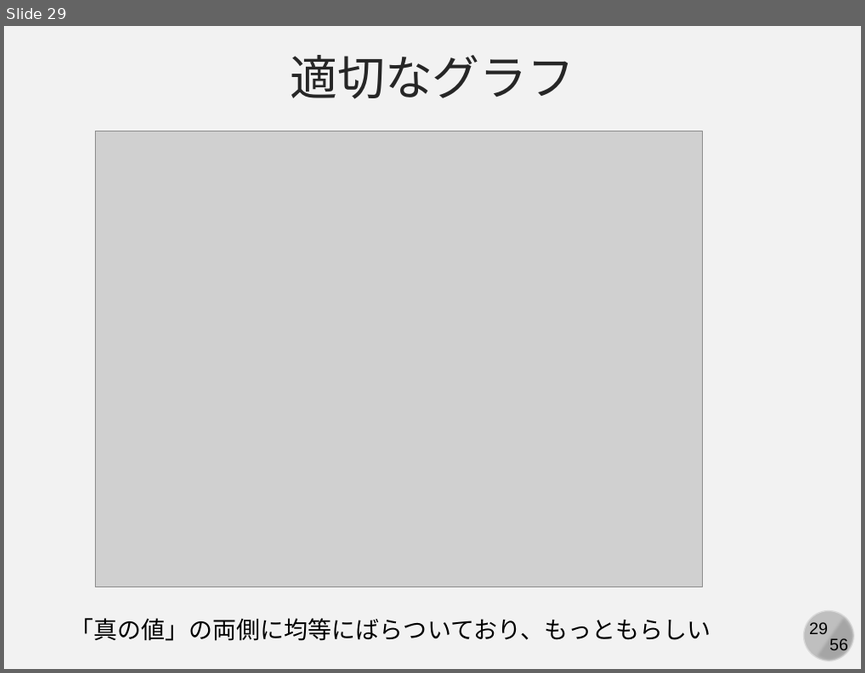
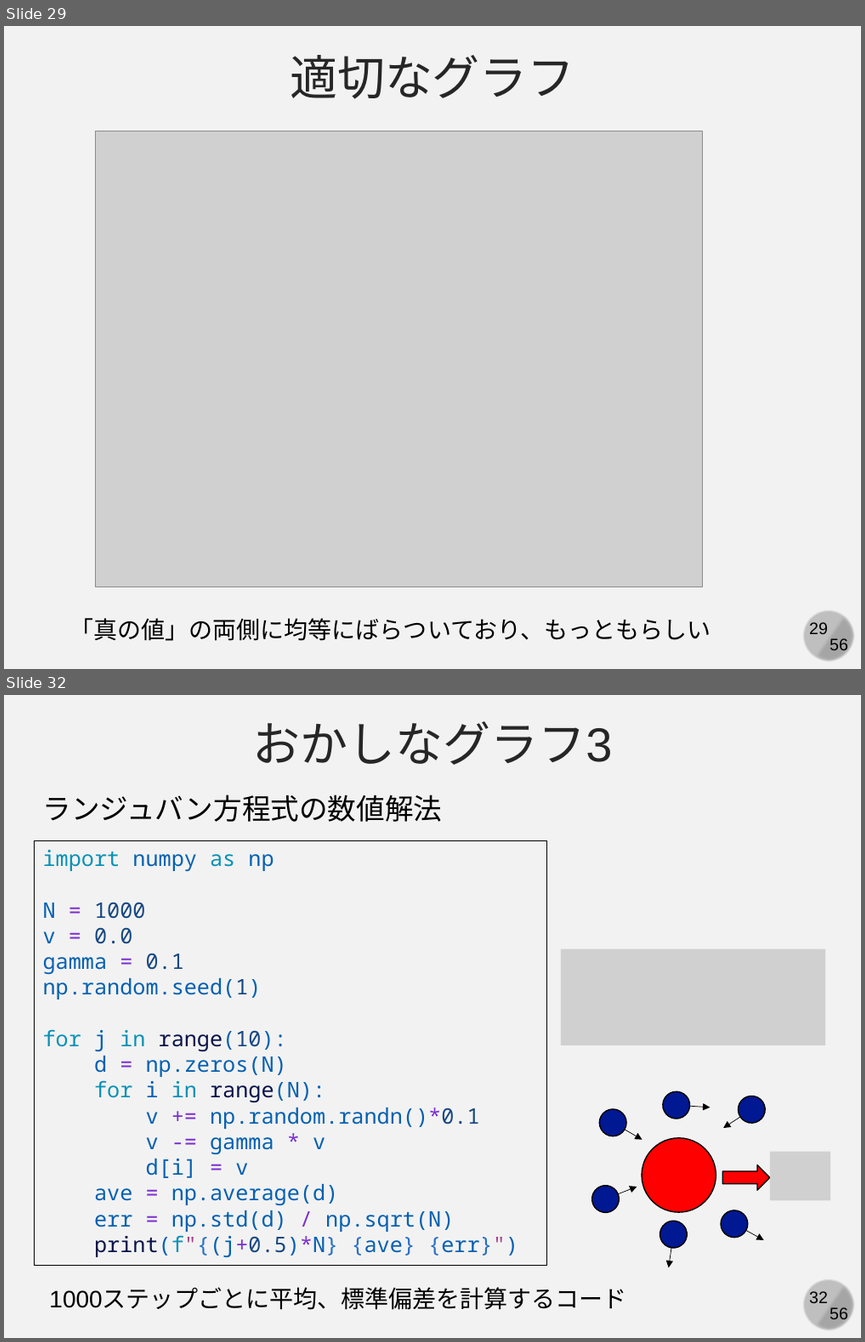
Before and after one commit to kaityo256/simulation_engineering, a slide deck: 03_mc_advanced/simulation03.pptx. Shown one above the other, each under a label of ours: slide 29 before the commit, slides 29 and 32 after it; the slides between them are not shown. The pictures are 865x673 and 865x1342 pixels, drawn with LibreOffice and Linux fonts; fonts in the diff are those of the drawing; grey boxes stand for pictures. Boxes give left, top, right and bottom in pixels: in the first picture for what was removed or moved away, otherwise in the second. Text is boxed around its words. In the diff, an @@ line names an element or a change of style, - is before the commit and + after.

```diff
--- a/03_mc_advanced/simulation03.pptx
+++ b/03_mc_advanced/simulation03.pptx
@@ slide 32 added at [4, 695, 861, 1338], background #F2F2F2; not listed: 4 template elements that a slide beside it also shows @@
@@ text added at [253, 721, 613, 765], 40 pt, text #262626 @@
+おかしなグラフ3
@@ text added at [43, 794, 443, 822], 24 pt, text #000000 @@
+ランジュバン方程式の数値解法
@@ rectangle added at [34, 840, 546, 1265], outline #000000 0.75 pt, 18 pt, text #0460B1 @@
+import numpy as np
+N = 1000
+v = 0.0
+gamma = 0.1
+np.random.seed(1)
+for j in range(10):
+d = np.zeros(N)
+for i in range(N):
+v += np.random.randn()*0.1
+v -= gamma * v
+d[i] = v
+ave = np.average(d)
+err = np.std(d) / np.sqrt(N)
+print(f"{(j+0.5)*N} {ave} {err}")
@@ picture added at [561, 948, 826, 1044] @@
@@ ellipse added at [662, 1091, 690, 1119], fill #011893, outline #000000 1 pt @@
@@ ellipse added at [733, 1091, 770, 1128], fill #011893, outline #000000 1 pt @@
@@ ellipse added at [595, 1104, 631, 1140], fill #011893, outline #000000 1 pt @@
@@ arrow added from (689, 1106) to (710, 1107), #000000 0.5 pt @@
@@ arrow added from (740, 1117) to (723, 1128), #000000 0.5 pt @@
@@ arrow added from (624, 1129) to (642, 1140), #000000 0.5 pt @@
@@ ellipse added at [642, 1138, 716, 1213], fill #FF0000, outline #000000 1 pt @@
@@ picture added at [770, 1151, 831, 1200] @@
@@ right arrow added at [723, 1164, 770, 1190], fill #FF0000, outline #000000 1 pt @@
@@ ellipse added at [588, 1181, 622, 1215], fill #011893, outline #000000 1 pt @@
@@ arrow added from (619, 1194) to (636, 1186), #000000 0.5 pt @@
@@ ellipse added at [658, 1219, 687, 1248], fill #011893, outline #000000 1 pt @@
@@ ellipse added at [715, 1205, 752, 1242], fill #011893, outline #000000 1 pt @@
@@ arrow added from (746, 1230) to (764, 1240), #000000 0.5 pt @@
@@ arrow added from (671, 1247) to (668, 1267), #000000 0.5 pt @@
@@ text added at [49, 1288, 626, 1310], 20 pt, text #000000 @@
+1000ステップごとに平均、標準偏差を計算するコード
```
Also in this commit, not shown: 1 slide changed, 9 other slides added, 15 other files.
